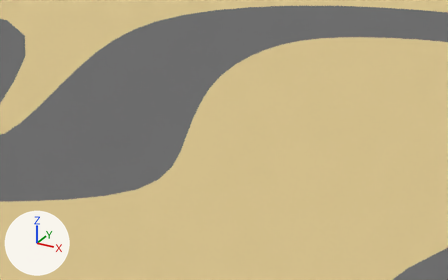
Before and after pictures for a commit that changed the Blender file Blender/Track4.blend.
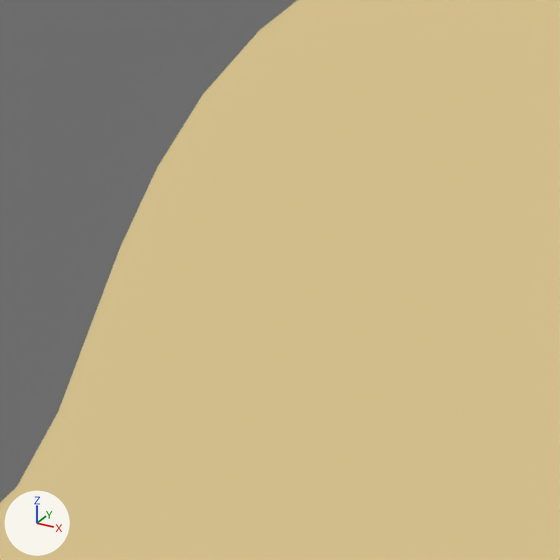
Each version is shown from a 50 mm lens placed at (27.48, -49.24, 22.99), pointed at (0.74, -0.62, -1.31), then close up on the part from 38% to 62% of the width and 25% to 65% of the height. Every picture has the same lights, and +X, +Y and +Z are marked at lower left. The older version's two pictures come first.

Names of what the first close-up shows: 'Gravel', 'Road.001'.
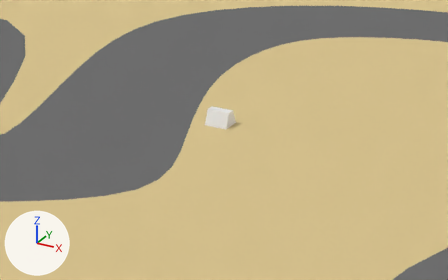
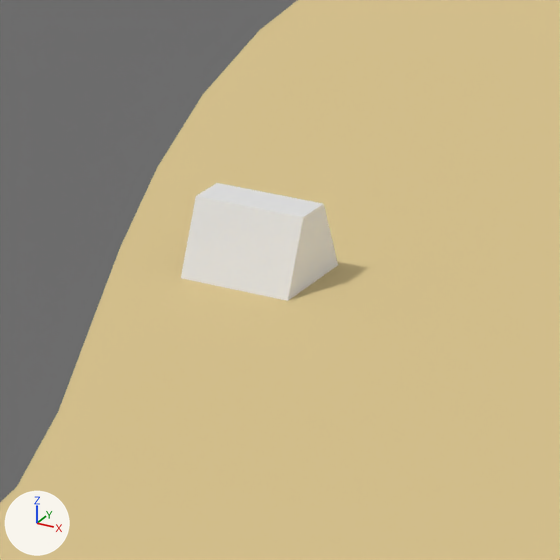
Boxes (x1, y1, x2, y2) around the edits, measured in the close-ups (560 x 560 px):
'BarrierSegment', added
    after: (181, 183, 338, 301)

The change, as a diff of the scene's bpy script:
```diff
--- a/Blender/Track4.blend.py
+++ b/Blender/Track4.blend.py
@@ me_cube_002 @@
+me_cube_002.from_pydata([(-1.17, -1.03, 0.0), (-1.17, -0.41, 1.5), (-1.17, 1.03, 0.0), (-1.17, 0.41, 1.5), (1.17, -1.03, 0.0), (1.17, -0.41, 1.5), (1.17, 1.03, 0.0), (1.17, 0.41, 1.5)], [], [(0, 1, 3, 2), (2, 3, 7, 6), (6, 7, 5, 4), (4, 5, 1, 0), (2, 6, 4, 0), (7, 3, 1, 5)])
@@ ob_barriersegment @@
+ob_barriersegment = bpy.data.objects.new('BarrierSegment', me_cube_002)
+ob_barriersegment.location = (0.0, 0.0, 0.0)
```
